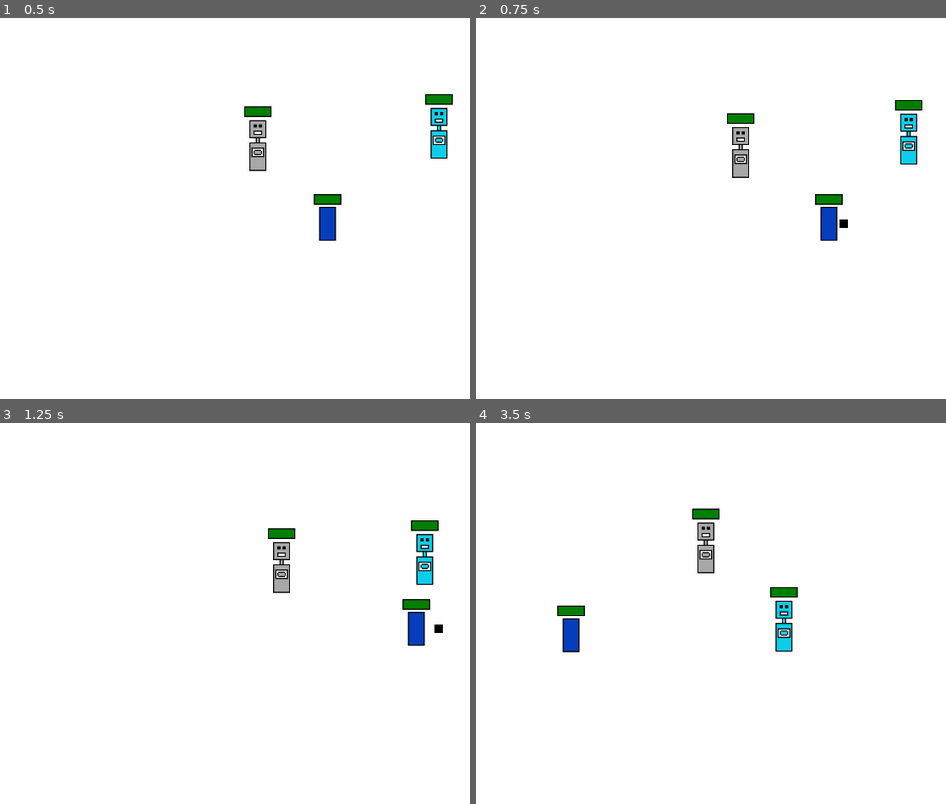
Above: before the commit, frames 1-4 (two rows, left to right).
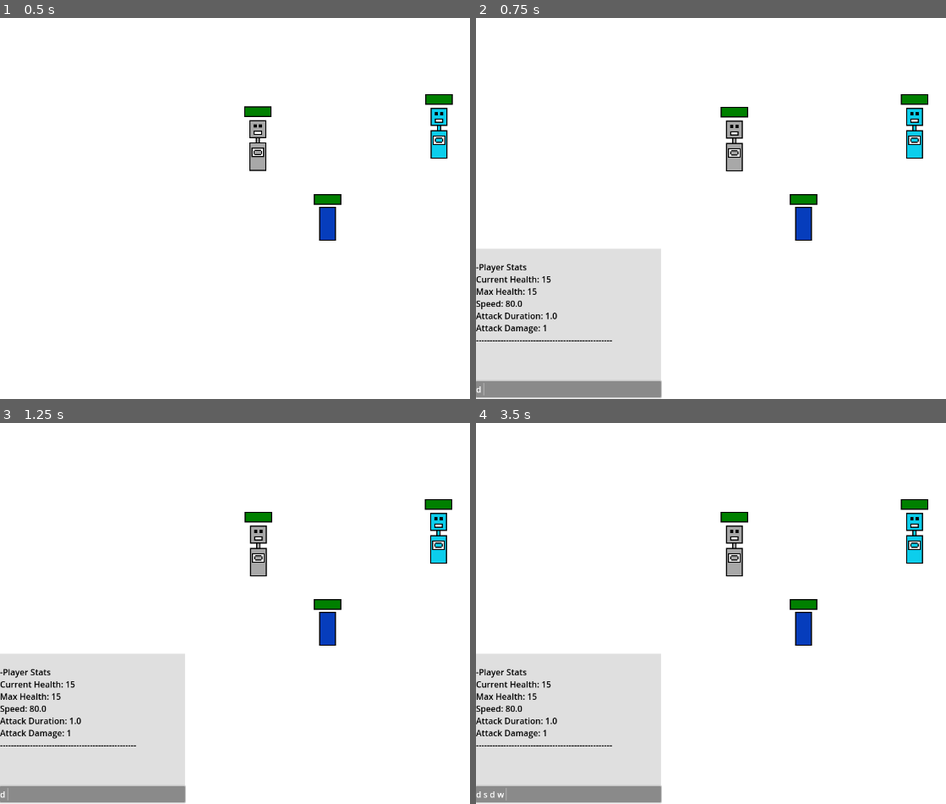
Above: after the commit, the same moments.

Repository: SSS-BBB/RecteeFight
Game: Godot game, scene res://PlayScenes/ScenesContainer/scenes_container.tscn
The game is run twice, just before and just after one commit, with the same random seed, the same clock (stepped at 60 frames per second) and the same inputs. Before the commit the project starts from res://PlayScenes/GameScenes/World/world.tscn.
Inputs (mouse positions are in pixels of both pictures, inside the frame that each line leads up to):
- Up to frame 1 (0.5 s): no input
- Up to frame 2 (0.75 s): tap Enter (show_dev_console, bound only after the commit) at 0.5 s; move the mouse to (outside the picture) at 0.52 s; hold D (move_right) from 0.53 s (still down); hold Space (attack) from 0.53 s (still down); click (outside the picture) at 0.67 s
- Up to frame 3 (1.25 s): keep holding D (move_right); keep holding Space (attack)
- Up to frame 4 (3.5 s): move the mouse to (678, 632) at 1.27 s; release D (move_right) at 1.28 s; release Space (attack) at 1.28 s; hold S (move_down) 1.28-2.03 s; tap Space (attack) at 1.35, 2.85 s; move the mouse to (880, 529) at 2.02 s; hold D (move_right) 2.03-2.78 s; hold Space (attack) 2.03-2.78 s; move the mouse to (781, 689) at 2.77 s; hold W (move_up) from 2.78 s (still down); click (781, 689) at 2.92 s

Frame 1 is identical in both runs. In frame 2, 18% of the frame differs, in the area x 0-97%, y 20-100%; in frame 3, 19%; in frame 4, 19%.

Commit message:
Added dev console
-pressing enter to show dev console
-hide dev console when there is no message and you press enter
-you can print message to dev console
-you can also print warning and error message to dev console
-you can show player stats to dev console
-you can set wave from dev console

Diff:
--- a/Entities/Actors/Player/Components/PlayerControl/player_control.gd
+++ b/Entities/Actors/Player/Components/PlayerControl/player_control.gd
@@ -17,25 +17,33 @@
 	_player_speed = _init_player_speed
 	_direction = Vector2(1.0, 0.0)
 
+	if not _knockback_component:
+		await UIManager.dev_console_added
+		var warning_message: String = "PlayerControl: _knockback_component is not initialized. cannot check if player is being knockbacked."
+		push_warning(warning_message)
+		UIManager.show_warning(warning_message)
+
 func _input(event: InputEvent) -> void:
 	if event.is_action_pressed("attack"):
 		if _melee_attack_component:
 			_melee_attack_component._attack(_direction)
 		else:
-			push_error("PlayerControl: _melee_attack_component is not initialized in player control. cannot attack.")
+			var error_message: String = "PlayerControl: _melee_attack_component is not initialized in player control. cannot attack."
+			push_error(error_message)
+			UIManager.show_error(error_message)
 
 func _physics_process(_delta: float) -> void:
 	_direction = Input.get_vector("move_left", "move_right", "move_up", "move_down")
 
 	if not _player_body:
-		push_error("PlayerControl: _player_body is not initialized. cannot move.")
+		var error_message: String = "PlayerControl: _player_body is not initialized. cannot move."
+		push_error(error_message)
+		UIManager.show_error(error_message)
 		return
 
 	if _knockback_component:
 		if _knockback_component.is_knockbacking():
 			return
-	else:
-		push_warning("PlayerControl: _knockback_component is not initialized. cannot check if player is being knockbacked.")
 
 	_player_body.velocity = _player_speed * _speed_multiplier * _direction
 	_player_body.move_and_slide()
--- a/Entities/Actors/Player/Components/PlayerDebugComponent/player_debug_component.gd
+++ b/Entities/Actors/Player/Components/PlayerDebugComponent/player_debug_component.gd
@@ -10,6 +10,7 @@
 		push_error("PlayerDebugComponent: _apply_effect_component is not initialized. cannot see player stats after effects are applied.")
 		return
 	_apply_effect_component.effect_applied.connect(_show_stats)
+	await UIManager.dev_console_added
 	_show_stats()
 
 func _show_stats() -> void:
@@ -32,3 +33,4 @@
 		push_warning("PlayerDebugComponent: _melee_attack_component is not initialized. cannot show player's attack duration and damage.")
 
 	print("--------------------------------------------------")
+	UIManager.show_player_stats()
--- a/Entities/Actors/Player/Node/player.gd
+++ b/Entities/Actors/Player/Node/player.gd
@@ -1,10 +1,16 @@
 class_name Player extends CharacterBody2D
 
 # Variables
+@onready var _player_control: PlayerControl = %PlayerControl
 @onready var _health_component: HealthComponent = %HealthComponent
-
-
+@onready var _melee_attack_component: MeleeAttackComponent = %MeleeAttackComponent
 
 # Functions
 func get_health_component() -> HealthComponent:
 	return _health_component
+
+func get_player_control() -> PlayerControl:
+	return _player_control
+
+func get_melee_attack_component() -> MeleeAttackComponent:
+	return _melee_attack_component
--- a/Entities/Actors/Player/Node/player.tscn
+++ b/Entities/Actors/Player/Node/player.tscn
@@ -67,6 +67,7 @@
 script = ExtResource("1_hk33a")
 
 [node name="PlayerControl" type="Node2D" parent="ComponentsContainer" node_paths=PackedStringArray("_player_body", "_knockback_component", "_melee_attack_component")]
+unique_name_in_owner = true
 script = ExtResource("2_itdti")
 _player_body = NodePath("../..")
 _knockback_component = NodePath("../KnockbackComponent")
@@ -79,6 +80,7 @@
 _attacked_animation_name = "hit_flash"
 
 [node name="MeleeAttackComponent" parent="ComponentsContainer" node_paths=PackedStringArray("_component_container") instance=ExtResource("3_vut02")]
+unique_name_in_owner = true
 _target_groups = Array[String](["robot"])
 _component_container = NodePath("..")
 
--- /dev/null
+++ b/PlayScenes/ScenesContainer/scenes_container.tscn
@@ -0,0 +1,18 @@
+[gd_scene load_steps=3 format=3 uid="uid://c0adk3abjfexk"]
+
+[ext_resource type="PackedScene" uid="uid://be4x6gsh2wcnl" path="res://PlayScenes/GameScenes/World/world.tscn" id="1_s008n"]
+[ext_resource type="PackedScene" uid="uid://c102vemq2fbg6" path="res://PlayScenes/UIScenes/DevConsole/dev_console.tscn" id="2_chpwc"]
+
+[node name="ScenesContainer" type="Node"]
+
+[node name="GameScenes" type="Node2D" parent="."]
+
+[node name="World" parent="GameScenes" instance=ExtResource("1_s008n")]
+
+[node name="UIScenes" type="Control" parent="."]
+layout_mode = 3
+anchors_preset = 0
+offset_right = 40.0
+offset_bottom = 40.0
+
+[node name="DevConsole" parent="UIScenes" instance=ExtResource("2_chpwc")]
--- /dev/null
+++ b/PlayScenes/UIScenes/DevConsole/dev_console.gd
@@ -0,0 +1,111 @@
+class_name DevConsole extends CanvasLayer
+
+@onready var _console_texts: RichTextLabel = %ConsoleTexts
+@onready var _console_input: LineEdit = %ConsoleInput
+
+signal console_enabled
+signal console_disabled
+
+func _ready() -> void:
+	UIManager.set_dev_console(self)
+	visible = false
+	_console_input.keep_editing_on_text_submit = true
+
+func _input(event: InputEvent) -> void:
+	if event.is_action_pressed("show_dev_console"):
+		if not visible:
+			_enable_console()
+		else:
+			_run_console()
+
+func _enable_console() -> void:
+	visible = true
+	get_tree().paused = true
+	_console_input.call_deferred("grab_focus")
+	console_enabled.emit()
+
+func _disable_console() -> void:
+	visible = false
+	get_tree().paused = false
+	console_disabled.emit()
+
+func _run_console() -> void:
+	if _check_console_input():
+		_disable_console()
+
+# input from console input
+func _check_console_input() -> bool:
+	# return true if disable the console, false if not.
+	var input_command: String = _console_input.text
+	_console_input.text = ""
+
+	if input_command.is_empty():
+		return true
+	if input_command.begins_with("/"):
+		return do_command(input_command.substr(1))
+
+	# print text to console
+	output_text(input_command)
+	return false
+
+func do_command(command: String) -> bool:
+	var split_command: PackedStringArray = command.split(" ", true, 1)
+	var actual_command: String = ""
+	var argument: String = ""
+	actual_command = split_command[0]
+	if split_command.size() > 1:
+		# has argument
+		argument = split_command[1]
+
+	# commands
+	if actual_command == "print":
+		output_text(argument)
+	elif actual_command == "print_warning":
+		output_warning(argument)
+	elif actual_command == "print_error":
+		output_error(argument)
+	elif actual_command == "print_player_stats":
+		output_player_stats()
+	elif actual_command == "change_wave":
+		if argument.to_int() <= 0:
+			var error_message: String = "DevConsole: argument is less than or equal to zero. cannot change the wave."
+			output_error(error_message)
+			push_error(error_message)
+		else:
+			change_wave(argument.to_int())
+	else:
+		var error_message: String = actual_command + " command" + " is not implemented."
+		output_error(error_message)
+		push_error(error_message)
+
+	return false
+
+func change_wave(wave: int) -> void:
+	GameManager.set_wave(wave)
+
+# output to console texts
+func output_text(text: String) -> void:
+	_console_texts.add_text("\n" + "-" + text)
+
+func output_warning(text: String) -> void:
+	_console_texts.append_text("[color=yellow]" + "\n" + "-" +  text + "[/color]")
+
+func output_error(text: String) -> void:
+	_console_texts.append_text("[color=red]" + "\n" + "-" +  text + "[/color]")
+
+func output_player_stats() -> void:
+	var player: Player = get_tree().get_first_node_in_group("player")
+	if not player:
+		var error_message: String = "DevConsole: cannot find player in group player. cannot output player stats."
+		output_error(error_message)
+		push_error(error_message)
+		return
+
+	var stats_message: String = "Player Stats\n"
+	stats_message += "Current Health: " + str(player.get_health_component().get_current_health()) + "\n"
+	stats_message += "Max Health: " + str(player.get_health_component().get_max_health()) + "\n"
+	stats_message += "Speed: " + str(player.get_player_control().get_speed()) + "\n"
+	stats_message += "Attack Duration: " + str(player.get_melee_attack_component().get_attack_duration()) + "\n"
+	stats_message += "Attack Damage: " + str(player.get_melee_attack_component().get_attack_damage()) + "\n"
+	stats_message += "--------------------------------------------------"
+	output_text(stats_message)
--- /dev/null
+++ b/PlayScenes/UIScenes/DevConsole/dev_console.tscn
@@ -0,0 +1,40 @@
+[gd_scene load_steps=4 format=3 uid="uid://c102vemq2fbg6"]
+
+[ext_resource type="Script" uid="uid://cspnd7cwupsgf" path="res://PlayScenes/UIScenes/DevConsole/dev_console.gd" id="1_bmltq"]
+
+[sub_resource type="StyleBoxFlat" id="StyleBoxFlat_2akap"]
+bg_color = Color(0.745581, 0.74558, 0.74558, 0.501961)
+
+[sub_resource type="StyleBoxFlat" id="StyleBoxFlat_bmltq"]
+bg_color = Color(0.0846899, 0.0846899, 0.0846899, 0.501961)
+
+[node name="DevConsole" type="CanvasLayer"]
+process_mode = 3
+script = ExtResource("1_bmltq")
+
+[node name="VBoxContainer" type="VBoxContainer" parent="."]
+anchors_preset = 2
+anchor_top = 1.0
+anchor_bottom = 1.0
+offset_top = -284.0
+offset_right = 350.0
+grow_vertical = 0
+theme_override_constants/separation = 0
+
+[node name="ConsoleTexts" type="RichTextLabel" parent="VBoxContainer"]
+unique_name_in_owner = true
+custom_minimum_size = Vector2(0, 250)
+layout_mode = 2
+theme_override_colors/default_color = Color(0, 0, 0, 1)
+theme_override_colors/selection_color = Color(0, 0, 1, 1)
+theme_override_font_sizes/normal_font_size = 16
+theme_override_styles/normal = SubResource("StyleBoxFlat_2akap")
+scroll_following = true
+
+[node name="ConsoleInput" type="LineEdit" parent="VBoxContainer"]
+unique_name_in_owner = true
+layout_mode = 2
+theme_override_colors/selection_color = Color(0, 0, 1, 1)
+theme_override_colors/font_color = Color(1, 1, 1, 1)
+theme_override_font_sizes/font_size = 16
+theme_override_styles/normal = SubResource("StyleBoxFlat_bmltq")
--- a/Utils/Globals/GameManager/game_manager.gd
+++ b/Utils/Globals/GameManager/game_manager.gd
@@ -64,6 +64,17 @@
 func next_wave() -> void:
 	_current_wave += 1
 	wave_changed.emit()
+	_on_wave_changed()
+
+func set_wave(to_wave: int) -> void:
+	_current_wave = to_wave
+	wave_changed.emit()
+	_on_wave_changed()
+
+func _on_wave_changed() -> void:
+	var message: String = "Current wave is now " + str(_current_wave)
+	print(message)
+	UIManager.show_text(message)
 
 func get_current_wave() -> int:
 	return _current_wave
--- /dev/null
+++ b/Utils/Globals/UIManager/ui_manager.gd
@@ -0,0 +1,52 @@
+### UI Manager
+extends Node
+
+signal dev_console_added
+
+var _dev_console: DevConsole
+
+func _check_dev_console(inability: String) -> bool:
+	if _dev_console:
+		return true
+
+	push_error("UIManager: _dev_console is not initialized. cannot " + inability)
+	return false
+
+func _show_dev_console_if_not_visisble() -> void:
+	if _dev_console.visible:
+		return
+
+	var show_dev_console_event: InputEvent = InputEventAction.new()
+	show_dev_console_event.action = "show_dev_console"
+	show_dev_console_event.pressed = true
+	Input.parse_input_event(show_dev_console_event)
+
+func show_text(text: String) -> void:
+	if not _check_dev_console("show text" + text + " to dev console"):
+		return
+
+	_dev_console.output_text(text)
+	_show_dev_console_if_not_visisble()
+
+func show_warning(text: String) -> void:
+	if not _check_dev_console("show warning text" + text + " to dev console"):
+		return
+
+	_dev_console.output_warning(text)
+
+func show_error(text: String) -> void:
+	if not _check_dev_console("show error text" + text + " to dev console"):
+		return
+
+	_dev_console.output_error(text)
+	_show_dev_console_if_not_visisble()
+
+func show_player_stats() -> void:
+	if not _check_dev_console("show player stats"):
+		return
+
+	_dev_console.output_player_stats()
+
+func set_dev_console(console: DevConsole) -> void:
+	_dev_console = console
+	dev_console_added.emit()
--- a/project.godot
+++ b/project.godot
@@ -11,7 +11,7 @@
 [application]
 
 config/name="Rectee Fight"
-run/main_scene="uid://be4x6gsh2wcnl"
+run/main_scene="uid://c0adk3abjfexk"
 config/features=PackedStringArray("4.4", "GL Compatibility")
 boot_splash/show_image=false
 config/icon="uid://cxoxbx5cqjs70"
@@ -19,6 +19,7 @@
 [autoload]
 
 GameManager="*res://Utils/Globals/GameManager/game_manager.gd"
+UIManager="*res://Utils/Globals/UIManager/ui_manager.gd"
 
 [debug]
 
@@ -62,6 +63,11 @@
 , Object(InputEventMouseButton,"resource_local_to_scene":false,"resource_name":"","device":-1,"window_id":0,"alt_presse …(247 unchanged characters)…
 ]
 }
+show_dev_console={
+"deadzone": 0.2,
+"events": [Object(InputEventKey,"resource_local_to_scene":false,"resource_name":"","device":-1,"window_id":0,"alt_pressed":false,"shift_pressed":false,"ctrl_pressed":false,"meta_pressed":false,"pressed":false,"keycode":0,"physical_keycode":4194309,"key_label":0,"unicode":0,"location":0,"echo":false,"script":null)
+]
+}
 
 [rendering]
 
Not shown, added: PlayScenes/UIScenes/DevConsole/dev_console.gd.uid
Not shown, added: Utils/Globals/UIManager/ui_manager.gd.uid
